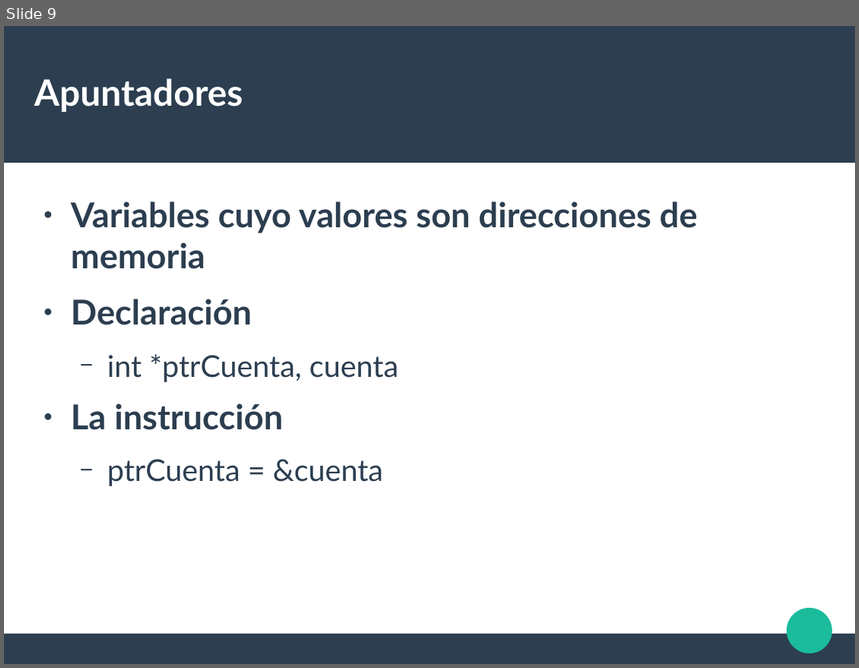
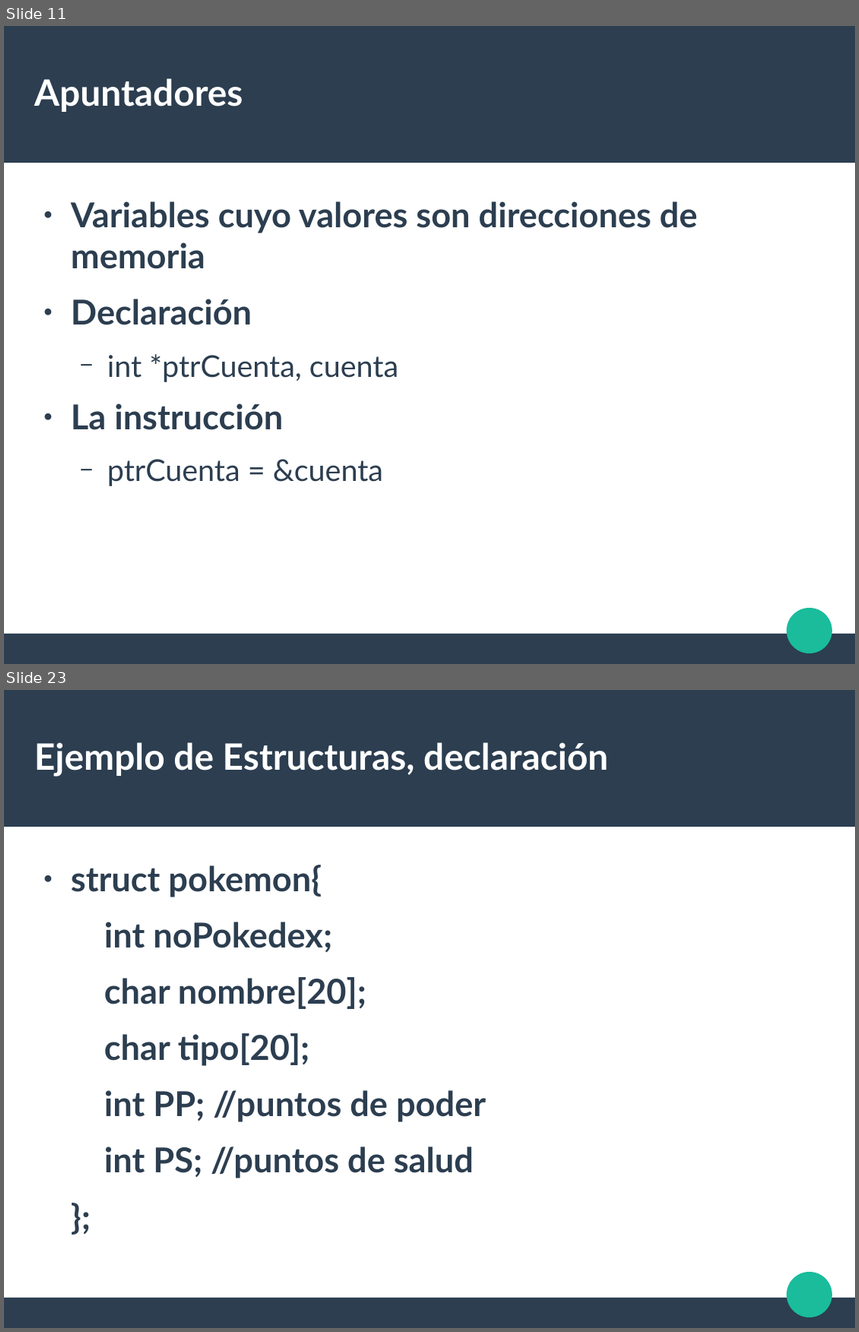
Before and after one commit to liowiki/EDA1-20192, a slide deck: Tema1.odp. Shown one above the other, each under a label of ours: slide 9 before the commit, slides 11 and 23 after it; the slides between them are not shown. The pictures are 859x668 and 859x1332 pixels, drawn with LibreOffice and Linux fonts; fonts in the diff are those of the drawing. Boxes give left, top, right and bottom in pixels: in the first picture for what was removed or moved away, otherwise in the second. Text is boxed around its words. In the diff, an @@ line names an element or a change of style, - is before the commit and + after.

```diff
--- a/Tema1.odp
+++ b/Tema1.odp
@@ slide 23 added at box(4, 690, 855, 1328), background #FFFFFF; not listed: 3 template elements that a slide beside it also shows @@
@@ title added at box(34, 742, 608, 777), 33.9 pt, text #FFFFFF, bold @@
+Ejemplo de Estructuras, declaración
@@ text added at box(71, 865, 486, 1179), 32 pt, text #2C3E50, bold @@
+● struct pokemon{
+int noPokedex;
+char nombre[20];
+char tipo[20];
+int PP; //puntos de poder
+int PS; //puntos de salud
+};
@@ what was slide 9 is now slide 11 @@
```
Also in this commit, not shown: 1 slide changed, 31 other slides added, 4 other files.
